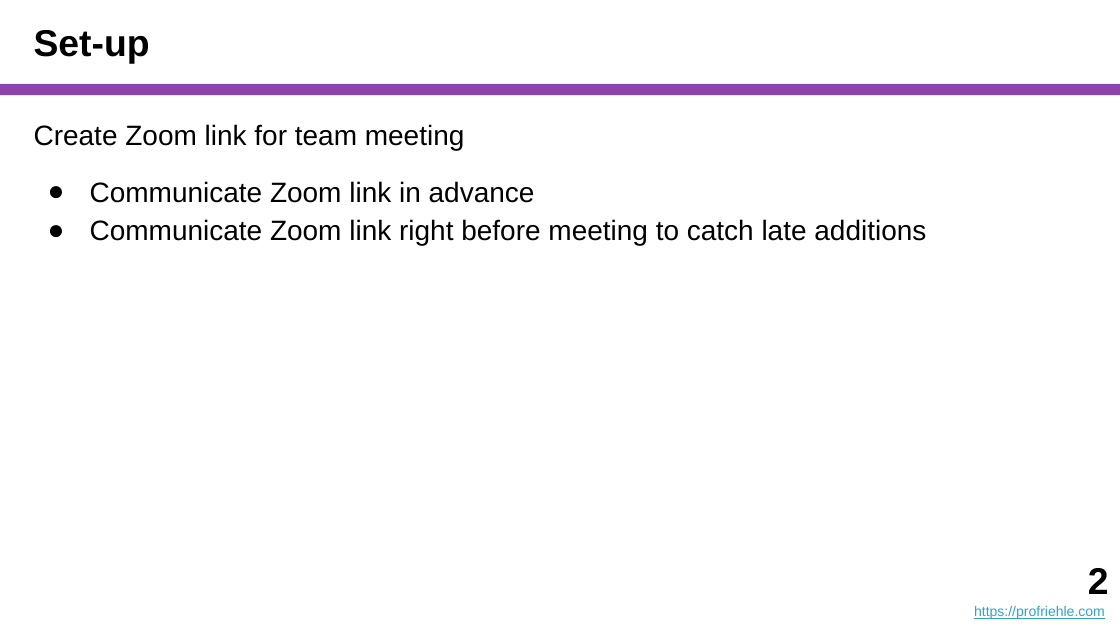
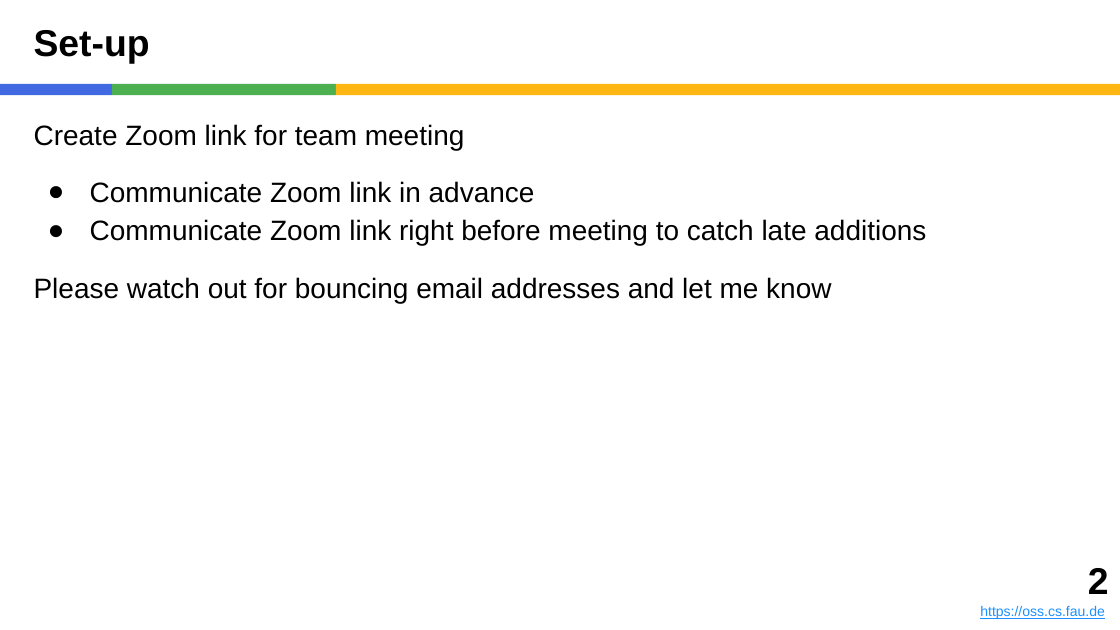
Before and after one commit to dirkriehle/coach-course, a slide deck: slide 2 of Lecture Slides/COACH A03 - The First Team Meeting.pptx. Drawn at 1120x630 pixels with LibreOffice and Linux fonts; fonts in the diff are those of the drawing. Boxes give left, top, right and bottom in pixels: in the first picture for what was removed or moved away, otherwise in the second. Text is boxed around its words. In the diff, an @@ line names an element or a change of style, - is before the commit and + after.

```diff
--- a/Lecture Slides/COACH A03 - The First Team Meeting.pptx
+++ b/Lecture Slides/COACH A03 - The First Team Meeting.pptx
@@ rectangle added at box(0, 84, 112, 95), fill #4169E1 @@
@@ rectangle added at box(112, 84, 336, 95), fill #4CAF50 @@
@@ rectangle: place and size @@
-rectangle at box(0, 84, 1120, 95)
+rectangle at box(336, 84, 1120, 95)
@@ rectangle at box(336, 84, 1120, 95): fill #8E44AD to #FEB612 @@
@@ text at box(34, 277, 831, 303): paragraph added @@
+Please watch out for bouncing email addresses and let me know
@@ text at box(980, 606, 1105, 619): text changed; text colour #34A3C5 to #1E90FF @@
-https://profriehle.com
+https://oss.cs.fau.de
```
Also in this commit, not shown: 7 other slides changed, 1 slide added, 5 other files.
